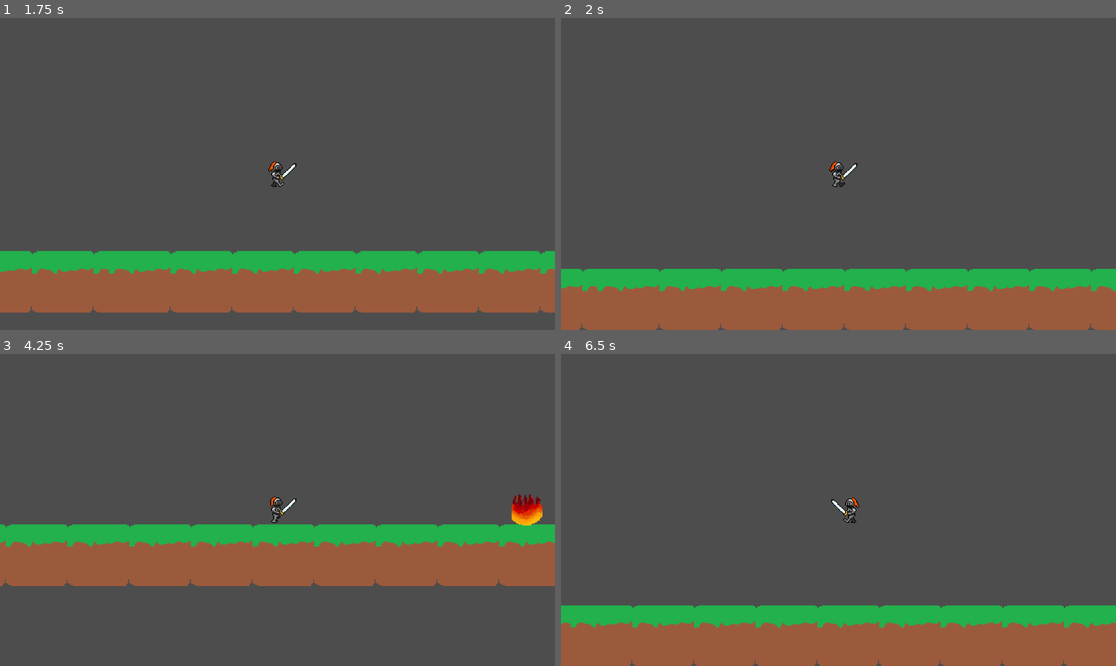
Above: before the commit, frames 1-4 (two rows, left to right).
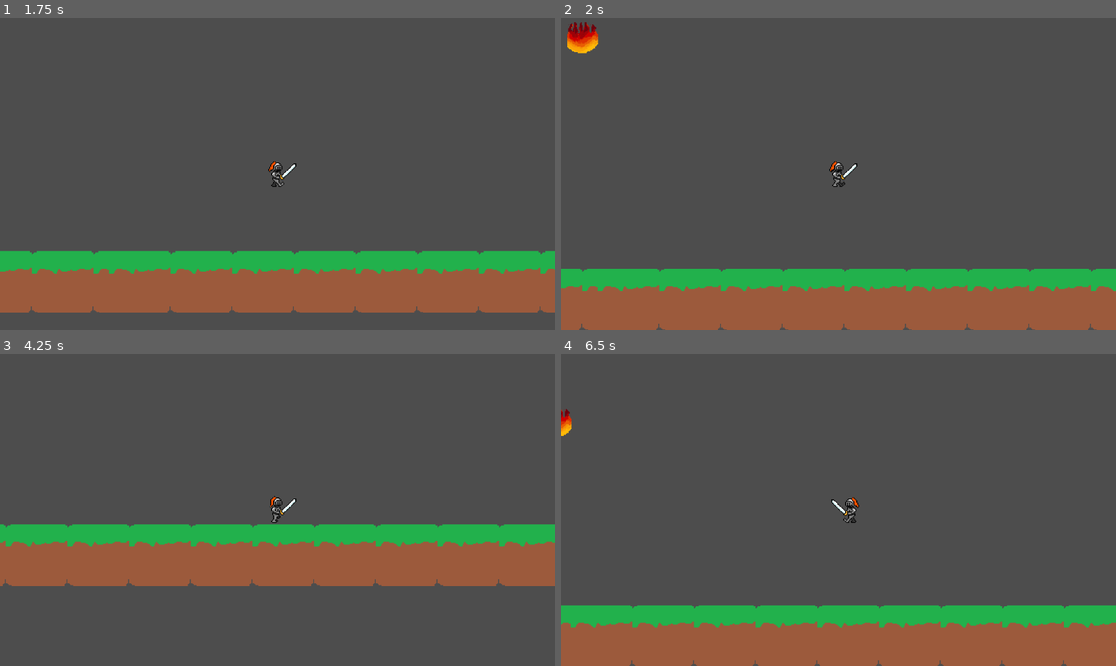
Above: after the commit, the same moments.

Repository: pbagnoud/trijam311
Game: Godot game, scene res://scene/main.tscn
Two runs of this game, one before a commit and one after it. Both use one fixed random seed, a clock stepped at 60 frames per second and the inputs below.
Inputs:
- Up to frame 1 (1.75 s): tap Enter (ui_accept) at 0.5, 0.77, 1.52 s; hold Right (ui_right) from 0.53 s (still down)
- Up to frame 2 (2 s): keep holding Right (ui_right)
- Up to frame 3 (4.25 s): release Right (ui_right) at 2.03 s; hold Left (ui_left) 2.03-2.78 s; hold Right (ui_right) from 2.78 s (still down); tap Enter (ui_accept) at 3.02, 3.77 s
- Up to frame 4 (6.5 s): release Right (ui_right) at 4.28 s; hold Left (ui_left) 4.28-5.03 s; tap Enter (ui_accept) at 4.52, 6.02 s; hold Right (ui_right) 5.03-5.78 s; hold Left (ui_left) from 5.78 s (still down)

Frame 1 is identical in both runs. In frame 2, 0.4% of the frame differs, in the area x 1-7%, y 1-12%; in frame 3, 0.4%, in the area x 92-98%, y 44-56%; in frame 4, 0.1%.

Commit message:
fireball spawn et health bar link

Diff:
--- a/trijam311/fireball.gd
+++ b/trijam311/fireball.gd
@@ -9,7 +9,7 @@
 # Called when the node enters the scene tree for the first time.
 func _ready() -> void:
 	var viewport_width = get_viewport().size.x
-	var spawn_width = randf_range(0, viewport_width)
+	var spawn_width = randf_range(64, int(viewport_width/3))
 	position.x = spawn_width
 
 # Called every frame. 'delta' is the elapsed time since the previous frame.
--- a/trijam311/scene/main.tscn
+++ b/trijam311/scene/main.tscn
@@ -2,12 +2,9 @@
 
 [ext_resource type="Script" path="res://script/main.gd" id="1_seciw"]
 [ext_resource type="Texture2D" uid="uid://bv8so10pn41s2" path="res://asset/floor_placeholder.png" id="2_lefjs"]
-
-
-[ext_resource type="PackedScene" uid="uid://b7d0jyvehlppx" path="res://scene/Character.tscn" id="3_qysgs"]
+[ext_resource type="PackedScene" path="res://scene/Character.tscn" id="3_qysgs"]
 [ext_resource type="PackedScene" path="res://scene/boss.tscn" id="4_dfo6j"]
-[ext_resource type="PackedScene" path="res://scene/fireball.tscn" id="5_4bfyv"]
-
+[ext_resource type="PackedScene" uid="uid://l0ckss6wxr26" path="res://scene/fireball.tscn" id="5_4bfyv"]
 [ext_resource type="Texture2D" uid="uid://c7xfb6l25y2n3" path="res://asset/background.png" id="6_4vopv"]
 [ext_resource type="PackedScene" path="res://scene/Boss_healthbar.tscn" id="7_r1egk"]
 
@@ -55,3 +52,8 @@
 offset_top = 38.0
 offset_right = 903.0
 offset_bottom = 98.0
+
+[node name="FireballTimer" type="Timer" parent="."]
+autostart = true
+
+[connection signal="timeout" from="FireballTimer" to="." method="spawn_fireballs"]
--- a/trijam311/script/main.gd
+++ b/trijam311/script/main.gd
@@ -1,6 +1,7 @@
 extends Node2D
+@onready var boss_healthbar: ProgressBar = $BossHealthbar
 
-
+var please_spawn_fireballs = true
 
 # Called when the node enters the scene tree for the first time.
 func _ready() -> void:
@@ -10,3 +11,18 @@
 # Called every frame. 'delta' is the elapsed time since the previous frame.
 func _process(delta: float) -> void:
 	pass
+
+func spawn_fireballs_true():
+	please_spawn_fireballs = true
+
+func spawn_fireballs_false():
+	please_spawn_fireballs = false
+
+func spawn_fireballs():
+	if please_spawn_fireballs:
+		const FIREBALL = preload("res://scene/fireball.tscn")
+		var fireball = FIREBALL.instantiate()
+		add_child(fireball)
+		fireball.boss_is_hit_by_fireball.connect(boss_healthbar.big_damage)
+	else:
+		pass
